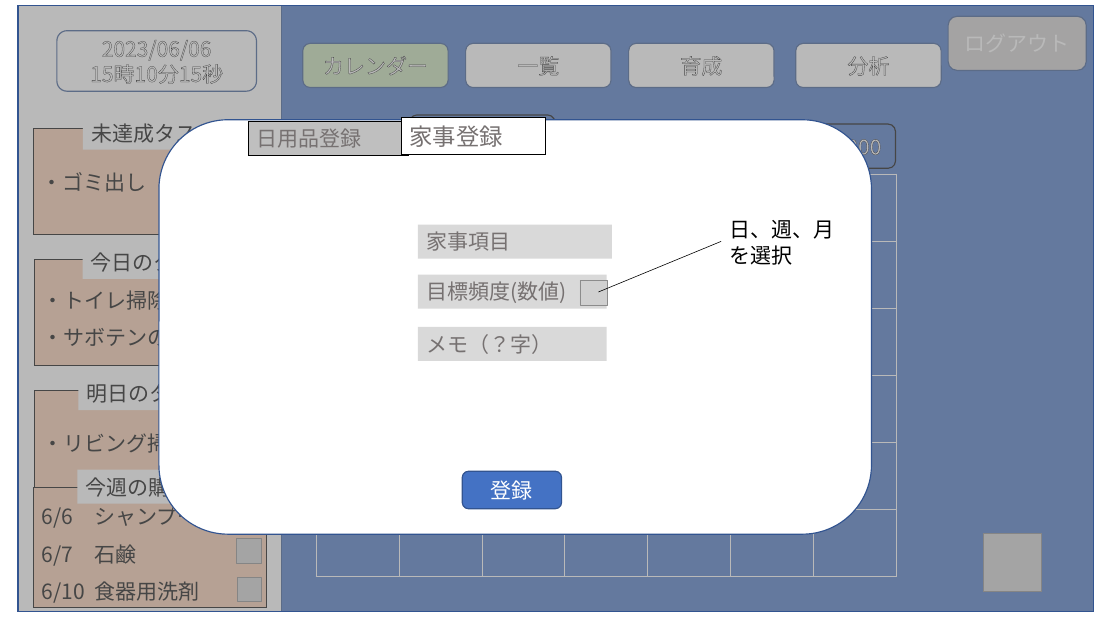
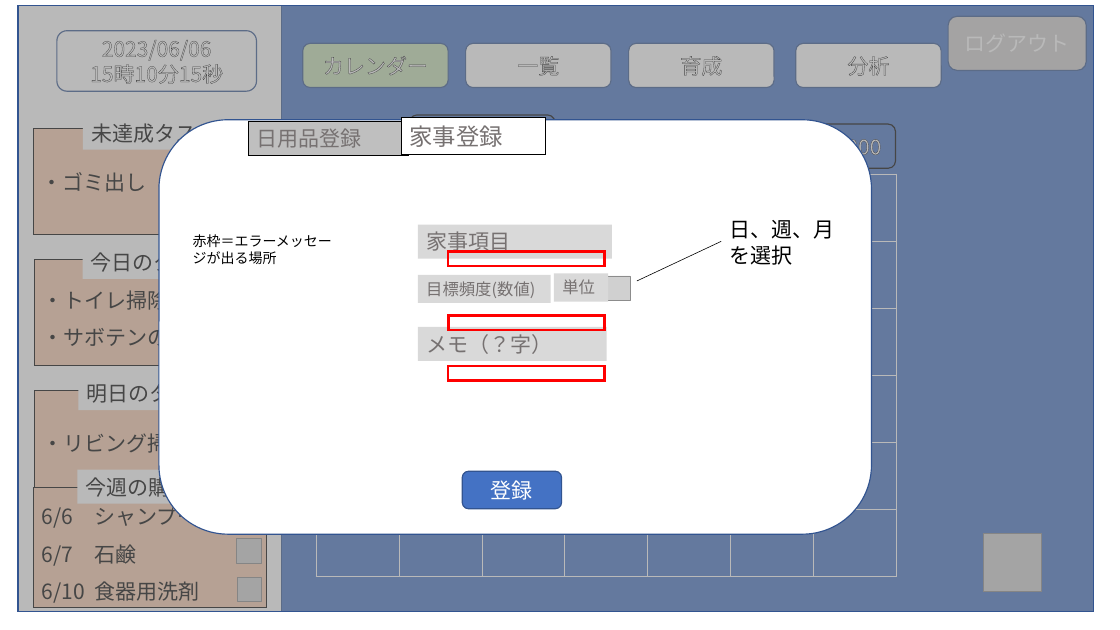
Before and after one commit to dojo2023/A-5, a slide deck: slide 8 of doc/外部設計_プレゼン.pptx. Drawn at 1120x630 pixels with LibreOffice and Linux fonts; fonts in the diff are those of the drawing; grey boxes stand for pictures. Boxes give left, top, right and bottom in pixels: in the first picture for what was removed or moved away, otherwise in the second. Text is boxed around its words. In the diff, an @@ line names an element or a change of style, - is before the commit and + after.

```diff
--- a/doc/外部設計_プレゼン.pptx
+++ b/doc/外部設計_プレゼン.pptx
@@ text added at box(193, 234, 332, 264), 12 pt, text #000000 @@
+赤枠＝エラーメッセージが出る場所
@@ rectangle "今日のタスク": place and size @@
-rectangle "今日のタスク" at box(91, 249, 217, 275)
+rectangle "今日のタスク" at box(82, 245, 231, 279)
@@ rectangle added at box(449, 251, 605, 266), outline #FF0000 2.25 pt @@
@@ line moved from (598, 292) - (722, 241) to (637, 281) - (722, 241) @@
@@ rectangle "目標頻度(数値)": place and size @@
-rectangle "目標頻度(数値)" at box(418, 275, 607, 308)
+rectangle "目標頻度(数値)" at box(418, 275, 551, 303)
@@ rectangle "目標頻度(数値)" at box(418, 275, 551, 303): size 18 to 14 pt @@
@@ rectangle added at box(555, 273, 609, 302), fill #D9D9D9, 14 pt, text #767171 @@
+単位
@@ picture: place and size @@
-picture at box(581, 280, 608, 305)
+picture at box(602, 276, 630, 302)
@@ rectangle added at box(449, 315, 605, 330), outline #FF0000 2.25 pt @@
@@ rectangle added at box(449, 366, 605, 381), outline #FF0000 2.25 pt @@
```
Also in this commit, not shown: 6 other slides changed, 6 slides added.
